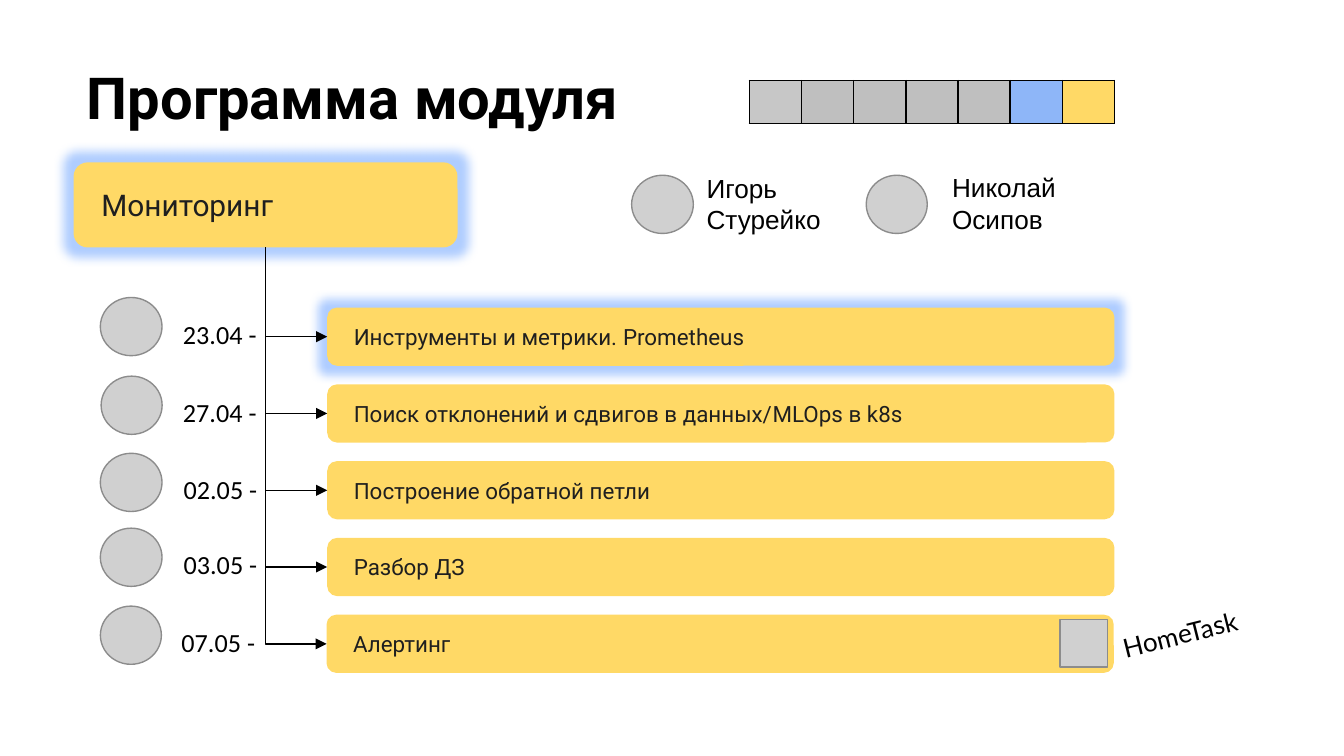
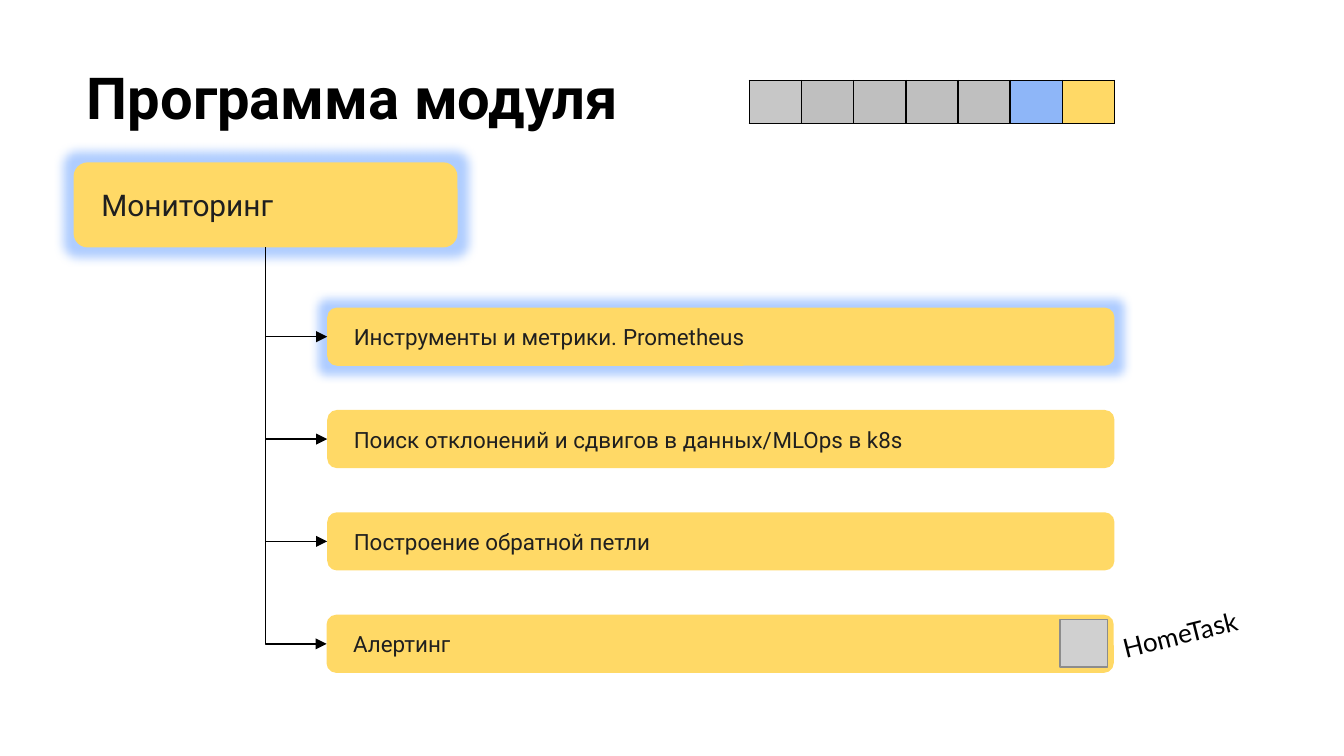
Before and after one commit to stureiko/Otus_lectures, a slide deck: slide 6 of MLOps/37 - Prometheus, метрики/Presentation/37 Prometheus.pptx. Drawn at 1344x756 pixels with LibreOffice and Linux fonts; fonts in the diff are those of the drawing; grey boxes stand for pictures; background and template pictures are left out. Boxes give left, top, right and bottom in pixels: in the first picture for what was removed or moved away, otherwise in the second. Text is boxed around its words. In the diff, an @@ line names an element or a change of style, - is before the commit and + after.

```diff
--- a/MLOps/37 - Prometheus, метрики/Presentation/37 Prometheus.pptx
+++ b/MLOps/37 - Prometheus, метрики/Presentation/37 Prometheus.pptx
@@ picture removed at (x1=632, y1=175, x2=694, y2=233) @@
@@ picture removed at (x1=867, y1=175, x2=927, y2=233) @@
@@ text removed at (x1=952, y1=177, x2=1056, y2=230) @@
-Николай
-Осипов
@@ text removed at (x1=707, y1=180, x2=821, y2=235) @@
-Игорь
-Стурейко
@@ elbow arrow moved from (266, 247) - (328, 414) to (266, 247) - (328, 439) @@
@@ elbow arrow moved from (266, 247) - (328, 491) to (266, 247) - (328, 542) @@
@@ picture removed at (x1=101, y1=297, x2=163, y2=355) @@
@@ text removed at (x1=183, y1=327, x2=243, y2=344) @@
-23.04 -
@@ elbow arrow removed from (266, 323) to (328, 567) @@
@@ picture removed at (x1=101, y1=376, x2=161, y2=434) @@
@@ text removed at (x1=183, y1=405, x2=243, y2=422) @@
-27.04 -
@@ rounded rectangle "Поиск отклонений и сдвигов в ..." moved from (x1=328, y1=384, x2=1116, y2=442) to (x1=328, y1=410, x2=1116, y2=468) @@
@@ picture removed at (x1=101, y1=453, x2=163, y2=511) @@
@@ text removed at (x1=184, y1=482, x2=244, y2=499) @@
-02.05 -
@@ picture removed at (x1=101, y1=528, x2=163, y2=586) @@
@@ rounded rectangle "Построение обратной петли" moved from (x1=328, y1=461, x2=1116, y2=519) to (x1=328, y1=512, x2=1116, y2=570) @@
@@ rounded rectangle removed at (x1=328, y1=538, x2=1116, y2=595) @@
-Разбор ДЗ
@@ text removed at (x1=184, y1=557, x2=244, y2=574) @@
-03.05 -
@@ picture removed at (x1=101, y1=606, x2=161, y2=664) @@
@@ text removed at (x1=181, y1=635, x2=241, y2=652) @@
-07.05 -
```
Also in this commit, not shown: 4 other slides changed, 7 other files.
